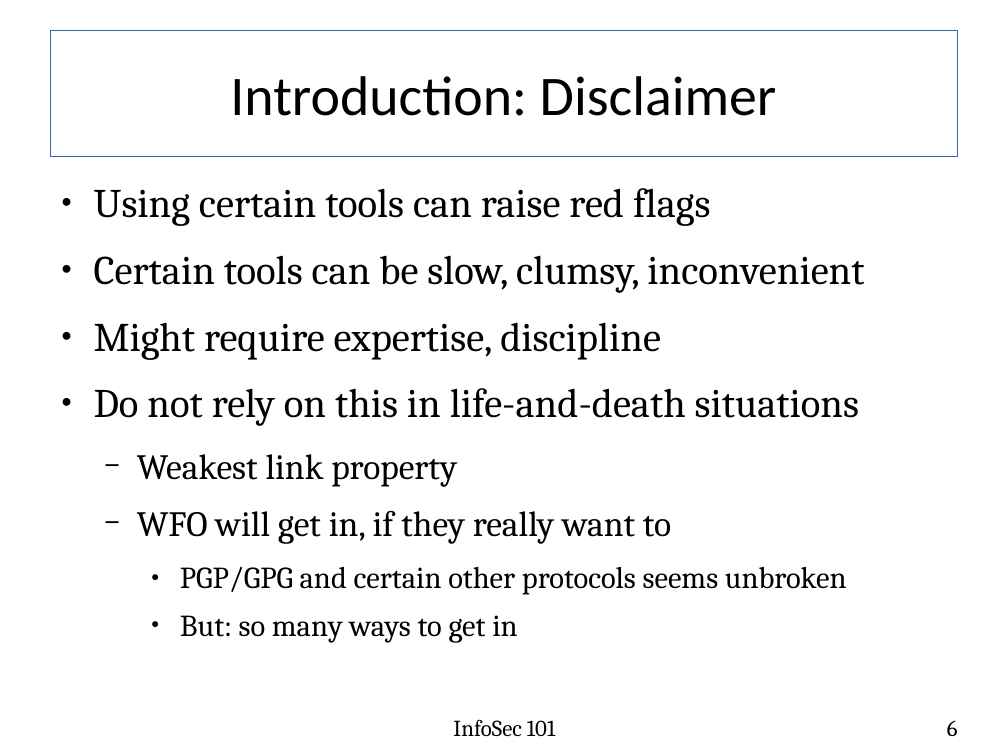
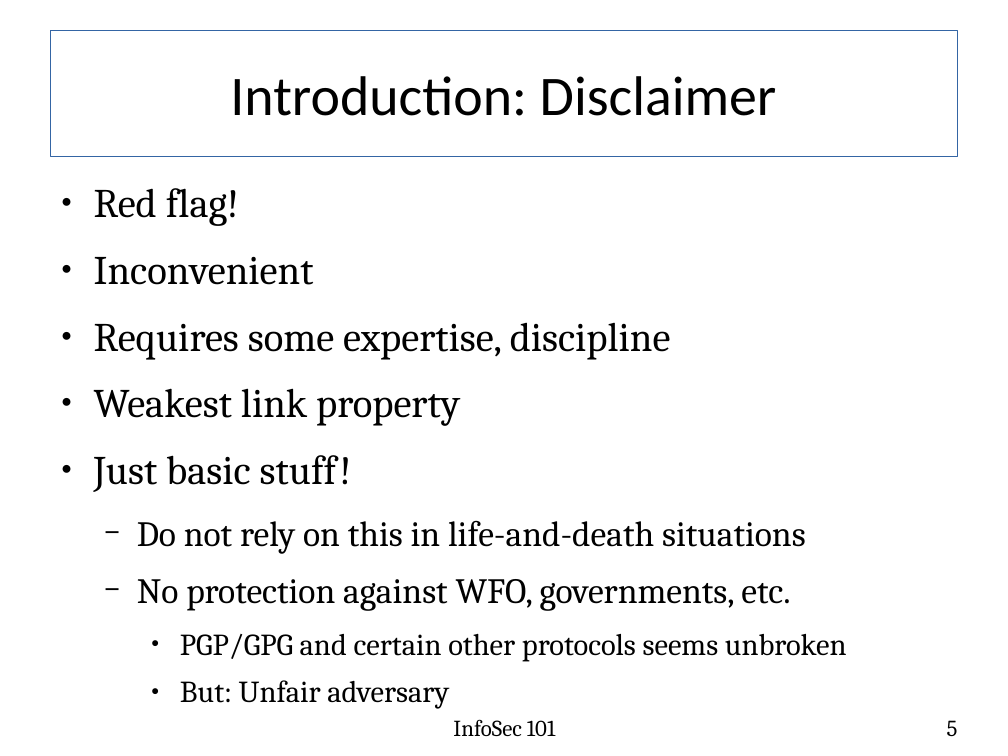
Before and after one commit to fabianlischka/InfoSec101, a slide deck: slide 5 of InfoSec101-Presentation-FCC-2015-02-26.odp (slide 6 before the commit). Drawn at 1008x756 pixels with LibreOffice and Linux fonts; fonts in the diff are those of the drawing. Boxes give left, top, right and bottom in pixels: in the first picture for what was removed or moved away, otherwise in the second. Text is boxed around its words. In the diff, an @@ line names an element or a change of style, - is before the commit and + after.

```diff
--- a/InfoSec101-Presentation-FCC-2015-02-26.odp
+++ b/InfoSec101-Presentation-FCC-2015-02-26.odp
@@ text at <box>94,188,671,492</box>: text changed @@
-● Using certain tools can raise red flags
-● Certain tools can be slow, clumsy, inconvenient
-● Might require expertise, discipline
+● Red flag!
+● Inconvenient
+● Requires some expertise, discipline
+● Weakest link property
+● Just basic stuff!
@@ text at <box>137,520,806,554</box>: size 32 to 28 pt in "Do not rely on this in life-and-death ..."; bullet ● to −; list level 1 to 2 in "Do not rely on this ..." @@
@@ text at <box>137,579,790,611</box>: text changed @@
-  − Weakest link property
-  − WFO will get in, if they really want to
+  − No protection against WFO, governments, etc.
@@ text at <box>180,680,321,703</box>: text changed @@
-    ● But: so many ways to get in
+    ● But: Unfair adversary
@@ page number at <box>947,720,958,737</box>: text changed @@
-6
+5
```
Also in this commit, not shown: 18 other slides changed, 1 slide removed.
